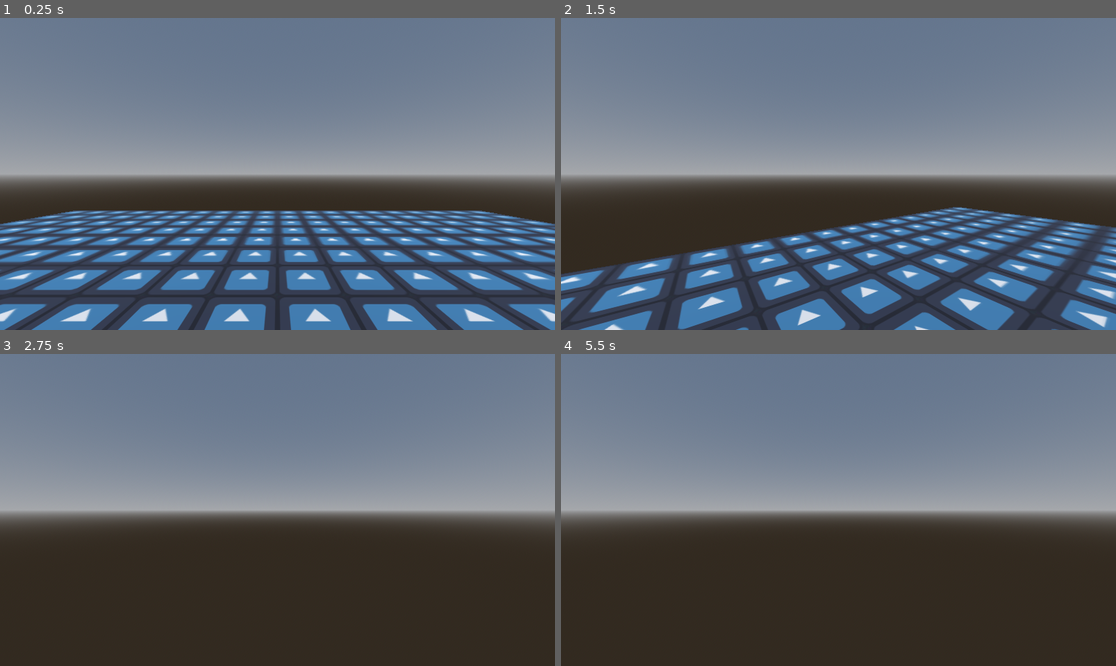
Above: before the commit, frames 1-4 (two rows, left to right).
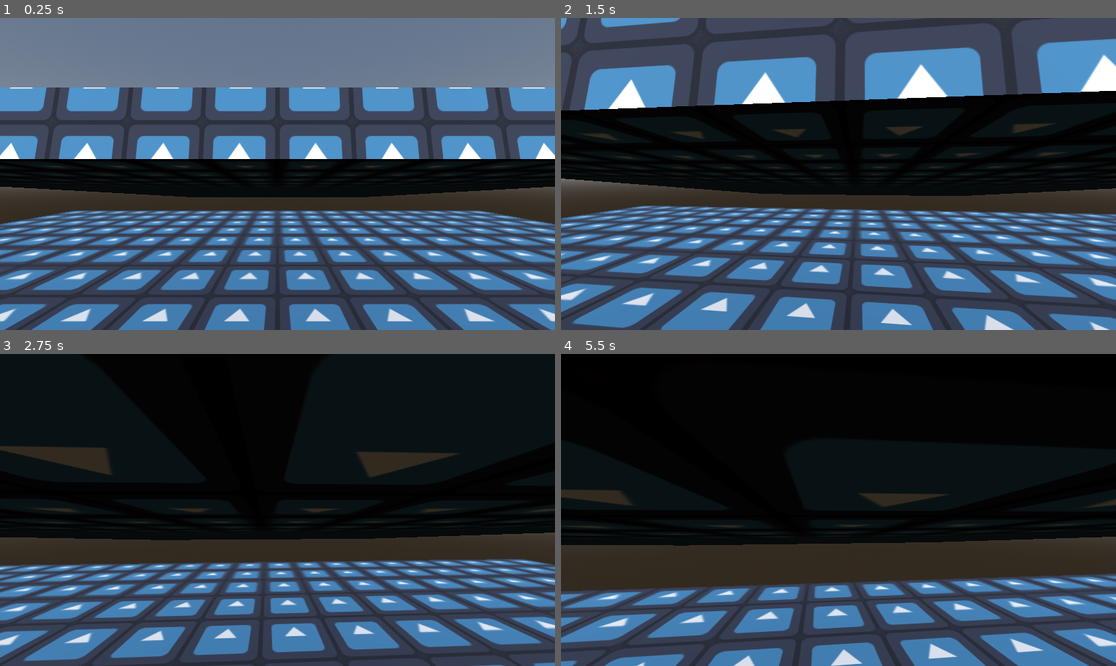
Above: after the commit, the same moments.

Repository: EliasVincent/ld-54-game
Game: Godot game, scene res://scenes/world_1.tscn
Two runs of this game, one before a commit and one after it. Both use one fixed random seed, a clock stepped at 60 frames per second and the inputs below. The engine's default icon, where the game draws it, is replaced by a stand-in: a white triangle on a blue panel in a dark square.
Inputs (mouse positions are in pixels of both pictures, inside the frame that each line leads up to):
- Up to frame 1 (0.25 s): no input
- Up to frame 2 (1.5 s): tap Enter (ui_accept) at 0.5, 0.77 s; move the mouse to (866, 174) at 0.52 s; hold Ctrl (crouch) 0.53-1.28 s; hold W (forward) from 0.53 s (still down); tap Shift (dodge) at 0.8, 1.35 s; move the mouse to (810, 174) at 1.27 s
- Up to frame 3 (2.75 s): keep holding W (forward); tap Enter (ui_accept) at 1.52 s; tap Alt (free_look, bound only after the commit) at 1.55 s; move the mouse to (288, 503) at 2.02 s; hold Alt (free_look, bound only after the commit) from 2.03 s (still down); tap Ctrl (crouch) at 2.3 s
- Up to frame 4 (5.5 s): keep holding W (forward); move the mouse to (832, 516) at 2.77 s; release Alt (free_look, bound only after the commit) at 2.78 s; tap Ctrl (crouch) at 2.85, 4.55 s; tap Enter (ui_accept) at 3.02, 3.77, 4.52, 5 s; tap Shift (dodge) at 3.05, 5.3 s; move the mouse to (877, 513) at 3.52 s; hold Shift (dodge) 3.53-4.28 s; tap Alt (free_look, bound only after the commit) at 3.8, 4.35 s; move the mouse to (794, 506) at 4.27 s; move the mouse to (844, 510) at 5.02 s; hold Ctrl (crouch) from 5.03 s (still down)

The runs differ from the first frame. In frame 1, 34% of the frame differs, in the area x 0-100%, y 22-58%; in frame 2, 82%; in frame 3, 92%, in the area x 0-100%, y 0-100%; in frame 4, 87%.

Commit message:
player controller v0.2

Diff:
--- a/project.godot
+++ b/project.godot
@@ -47,3 +47,8 @@
 "events": [Object(InputEventKey,"resource_local_to_scene":false,"resource_name":"","device":-1,"window_id":0,"alt_press …(182 unchanged characters)…
 ]
 }
+free_look={
+"deadzone": 0.5,
+"events": [Object(InputEventKey,"resource_local_to_scene":false,"resource_name":"","device":-1,"window_id":0,"alt_pressed":false,"shift_pressed":false,"ctrl_pressed":false,"meta_pressed":false,"pressed":false,"keycode":0,"physical_keycode":4194328,"key_label":0,"unicode":0,"echo":false,"script":null)
+]
+}
--- /dev/null
+++ b/scenes/player.tscn
@@ -0,0 +1,30 @@
+[gd_scene load_steps=4 format=3 uid="uid://dbe83851vfr8h"]
+
+[ext_resource type="Script" path="res://scripts/player.gd" id="1_1s4bm"]
+
+[sub_resource type="CapsuleShape3D" id="CapsuleShape3D_y64oc"]
+
+[sub_resource type="CapsuleShape3D" id="CapsuleShape3D_21m0a"]
+height = 1.6
+
+[node name="player" type="CharacterBody3D"]
+script = ExtResource("1_1s4bm")
+
+[node name="standing_collision_shape" type="CollisionShape3D" parent="."]
+transform = Transform3D(1, 0, 0, 0, 1, 0, 0, 0, 1, 0, 1, 0)
+shape = SubResource("CapsuleShape3D_y64oc")
+
+[node name="crouching_collision_shape" type="CollisionShape3D" parent="."]
+transform = Transform3D(1, 0, 0, 0, 1, 0, 0, 0, 1, 0, 0.8, 0)
+shape = SubResource("CapsuleShape3D_21m0a")
+disabled = true
+
+[node name="RayCast3D" type="RayCast3D" parent="."]
+target_position = Vector3(0, 2, 0)
+
+[node name="nek" type="Node3D" parent="."]
+transform = Transform3D(1, 0, 0, 0, 1, 0, 0, 0, 1, 0, 1.8, 0)
+
+[node name="head" type="Node3D" parent="nek"]
+
+[node name="Camera3D" type="Camera3D" parent="nek/head"]
--- a/scenes/world_1.tscn
+++ b/scenes/world_1.tscn
@@ -1,7 +1,7 @@
-[gd_scene load_steps=8 format=3 uid="uid://cbdjmr8d2mkr1"]
+[gd_scene load_steps=7 format=3 uid="uid://cbdjmr8d2mkr1"]
 
 [ext_resource type="Texture2D" uid="uid://cqjq6xa6ybncr" path="res://icon.svg" id="1_4gkib"]
-[ext_resource type="Script" path="res://scripts/player.gd" id="2_ot5dc"]
+[ext_resource type="PackedScene" uid="uid://dbe83851vfr8h" path="res://scenes/player.tscn" id="2_rrkay"]
 
 [sub_resource type="StandardMaterial3D" id="StandardMaterial3D_lj7au"]
 albedo_texture = ExtResource("1_4gkib")
@@ -16,14 +16,18 @@
 background_mode = 2
 sky = SubResource("Sky_7o83a")
 
-[sub_resource type="CapsuleShape3D" id="CapsuleShape3D_y64oc"]
-
 [node name="World1" type="Node3D"]
 
 [node name="stage" type="Node3D" parent="."]
 
 [node name="CSGBox3D" type="CSGBox3D" parent="stage"]
 transform = Transform3D(1, 0, 0, 0, 1, 0, 0, 0, 1, 0, -0.5, 0)
+use_collision = true
+size = Vector3(20, 1, 20)
+material = SubResource("StandardMaterial3D_lj7au")
+
+[node name="CSGBox3D2" type="CSGBox3D" parent="stage"]
+transform = Transform3D(1, 0, 0, 0, 0.990646, 0.136459, 0, -0.136459, 0.990646, 0, 1.12363, -12.6158)
 use_collision = true
 size = Vector3(20, 1, 20)
 material = SubResource("StandardMaterial3D_lj7au")
@@ -36,14 +40,4 @@
 [node name="DirectionalLight3D" type="DirectionalLight3D" parent="env"]
 transform = Transform3D(1, 0, 0, 0, 0.866025, 0.5, 0, -0.5, 0.866025, 0.0601996, 2.68205, 0.375556)
 
-[node name="player" type="CharacterBody3D" parent="."]
-script = ExtResource("2_ot5dc")
-
-[node name="CollisionShape3D" type="CollisionShape3D" parent="player"]
-transform = Transform3D(1, 0, 0, 0, 1, 0, 0, 0, 1, 0, 1, 0)
-shape = SubResource("CapsuleShape3D_y64oc")
-
-[node name="head" type="Node3D" parent="player"]
-transform = Transform3D(1, 0, 0, 0, 1, 0, 0, 0, 1, 0, 1.8, 0)
-
-[node name="Camera3D" type="Camera3D" parent="player/head"]
+[node name="player" parent="." instance=ExtResource("2_rrkay")]
--- a/scripts/player.gd
+++ b/scripts/player.gd
@@ -1,17 +1,45 @@
 extends CharacterBody3D
 
-@onready var head = $head
+# playner nodes
+@onready var head = $nek/head
+@onready var nek = $nek
+@onready var standing_collision_shape = $standing_collision_shape
+@onready var crouching_collision_shape = $crouching_collision_shape
+@onready var ray_cast_3d = $RayCast3D
+@onready var camera_3d = $nek/head/Camera3D
 
-
+# speed vars
 var current_speed = 5.0
 
 const walking_speed = 5.0
 const sprinting_speed = 8.0
 const crouching_speed = 3.0
 
+# states
+var walking = false
+var sprinting = false
+var crouching = false
+var free_looking = false
+var sliding = false
+
+# slide vars
+var slide_timer = 0.0
+var slide_timer_max = 1.0
+
+# movement cars
+var crouching_depth = -0.5
+
 const jump_velocity = 4.5
 
-const mouse_sens = 0.01
+var lerp_speed = 1.0
+
+var free_look_tilt_amount = 8.0
+
+# input vars
+var direction = Vector3.ZERO
+const mouse_sens = 0.1
+
+
 
 # Get the gravity from the project settings to be synced with RigidBody nodes.
 var gravity = ProjectSettings.get_setting("physics/3d/default_gravity")
@@ -20,16 +48,59 @@
 	Input.set_mouse_mode(Input.MOUSE_MODE_CAPTURED)
 
 func _input(event):
+	# mouse looking logic
 	if event is InputEventMouseMotion:
-		rotate_y(event.relative.x * mouse_sens)
+		if free_looking:
+			nek.rotate_y(deg_to_rad(-event.relative.x * mouse_sens))
+			nek.rotation.y = clamp(nek.rotation.y, deg_to_rad(-120), deg_to_rad(120))
+		else:
+			rotate_y(deg_to_rad(-event.relative.x * mouse_sens))
+			head.rotate_x(deg_to_rad(-event.relative.y * mouse_sens))
+			head.rotation.x = clamp(head.rotation.x, deg_to_rad(-89), deg_to_rad(89))
 
 func _physics_process(delta):
+	# handle movement state
+	# crouching
+	if Input.is_action_pressed("crouch"):
+		current_speed = crouching_speed
+		head.position.y = lerp(head.position.y, crouching_depth, delta*lerp_speed*2)
+		standing_collision_shape.disabled = true
+		crouching_collision_shape.disabled = false
 
-	if Input.is_action_pressed("dodge"):
-		current_speed = sprinting_speed
+		# https://youtu.be/WF7d21zOD0M?t=891
+
+		var walking = false
+		var sprinting = false
+		var crouching = true
+
+	elif !ray_cast_3d.is_colliding():
+	# standing
+		head.position.y = lerp(head.position.y, 0.0, delta*lerp_speed*2)
+		standing_collision_shape.disabled = false
+		crouching_collision_shape.disabled = true
+		if Input.is_action_pressed("dodge"):
+		# sprinting
+			current_speed = sprinting_speed
+
+			var walking = false
+			var sprinting = true
+			var crouching = false
+		else:
+		# walking
+			current_speed = walking_speed
+
+			var walking = true
+			var sprinting = false
+			var crouching = false
+
+	# handle free looking
+	if Input.is_action_pressed("free_look"):
+		camera_3d.rotation.z = deg_to_rad(-nek.rotation.y*free_look_tilt_amount)
+		free_looking = true
 	else:
-		current_speed = walking_speed
-
+		nek.rotation.y = lerp(nek.rotation.y, 0.0, delta*lerp_speed*2)
+		camera_3d.rotation.z = lerp(camera_3d.rotation.z, 0.0, delta*lerp_speed*2)
+		free_looking = false
 
 	# Add the gravity.
 	if not is_on_floor():
@@ -42,7 +113,8 @@
 	# Get the input direction and handle the movement/deceleration.
 	# As good practice, you should replace UI actions with custom gameplay actions.
 	var input_dir = Input.get_vector("left", "right", "forward", "backward")
-	var direction = (transform.basis * Vector3(input_dir.x, 0, input_dir.y)).normalized()
+	direction = lerp(direction,(transform.basis * Vector3(input_dir.x, 0, input_dir.y)).normalized(), delta*lerp_speed)
+
 	if direction:
 		velocity.x = direction.x * current_speed
 		velocity.z = direction.z * current_speed
